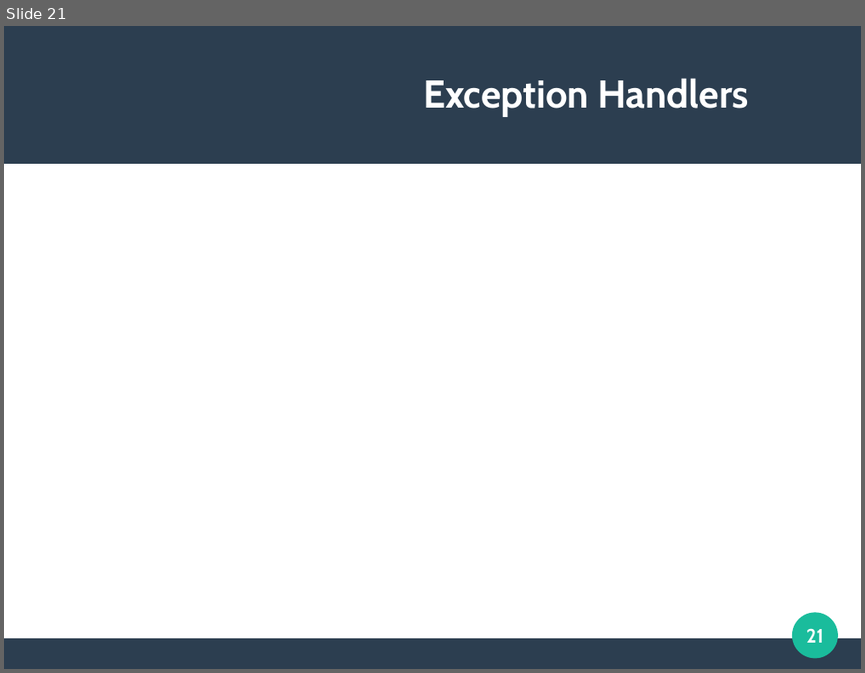
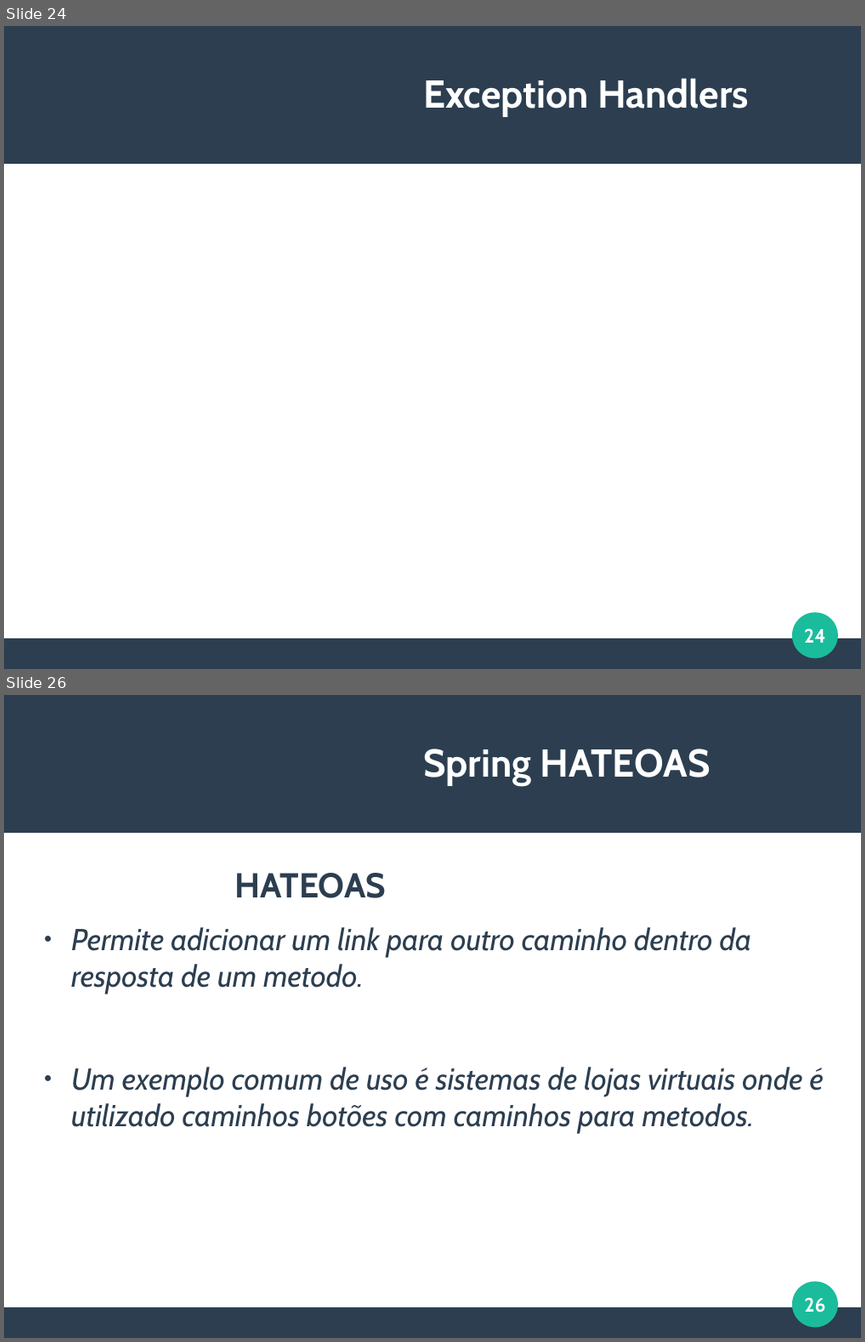
Before and after one commit to viniciusFortti/test, a slide deck: Apresentação/QuartaApresentacaoSpring.odp. Shown one above the other, each under a label of ours: slide 21 before the commit, slides 24 and 26 after it; the slides between them are not shown. The pictures are 865x673 and 865x1342 pixels, drawn with LibreOffice and Linux fonts; fonts in the diff are those of the drawing. Boxes give left, top, right and bottom in pixels: in the first picture for what was removed or moved away, otherwise in the second. Text is boxed around its words. In the diff, an @@ line names an element or a change of style, - is before the commit and + after.

```diff
--- a/Apresentação/QuartaApresentacaoSpring.odp
+++ b/Apresentação/QuartaApresentacaoSpring.odp
@@ slide 26 added at (4,695,861,1338), background #FFFFFF; not listed: 3 template elements that a slide beside it also shows @@
@@ title added at (423,749,710,786), 36 pt, text #FFFFFF, bold @@
+Spring HATEOAS
@@ text added at (71,873,823,1133), 28 pt, text #2C3E50, italic @@
+HATEOAS
+● Permite adicionar um link para outro caminho dentro da resposta de um metodo.
+● Um exemplo comum de uso é sistemas de lojas virtuais onde é utilizado caminhos botões com caminhos para metodos.
@@ page number added at (804,1297,825,1312), 18 pt, text #FFFFFF, bold @@
+26
@@ what was slide 21 is now slide 24 @@
@@ page number at (804,628,825,642): text changed @@
-21
+24
```
Also in this commit, not shown: 5 slides changed, 9 other slides added, 5 slides removed, 4 other files.
